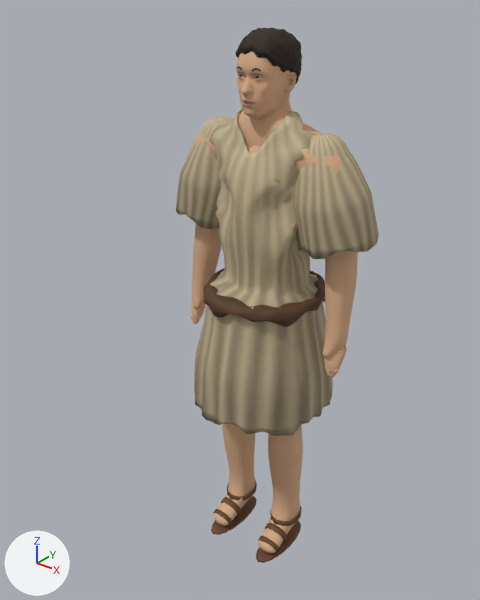
What one commit did to the glTF model modelos/personaje_tunicado.glb.
Both versions are drawn from a 50 mm camera at (1.154, -1.573, 1.901) aimed at (-0.069, -0.044, 0.953). Arrows for +X, +Y and +Z are at lower left; the lights stay in place. The older version comes first. Vertices at exactly the same position are counted once.

In view in the first picture: 'cinturon.001', 'correa.042', 'correa.043', 'correa.044', 'correa.045', 'correa.046', 'correa.047', 'manga.010', 'manga.011', 'suela.014', 'suela.015', 'tunica.003', 'tunicado_cabeza', 'tunicado_cuerpo', 'tunicado_pelo'.
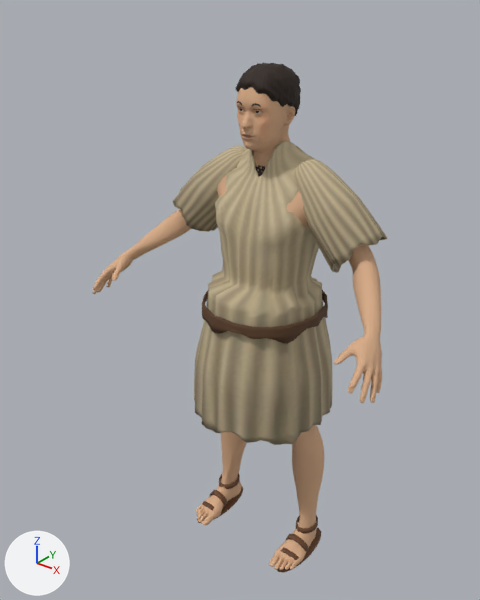
Location of each change, [x1, y1, x2, y2] in pixels of the pictures (480 x 600 px):
'tunica.003', reshaped (7% shorter)
    before: [194, 108, 333, 436]
    after: [194, 141, 333, 445]
'tunicado_cuerpo', reshaped (72% wider)
    before: [190, 108, 358, 553]
    after: [92, 135, 382, 570]
'manga.010', deleted (brown)
    before: [294, 133, 379, 259]
'manga', added (beige)
    after: [294, 159, 387, 273]
'tunicado_cabeza', moved
    before: [236, 50, 320, 134]
    after: [236, 86, 295, 176]
'tunicado_pelo', moved
    before: [236, 27, 302, 90]
    after: [235, 63, 301, 116]
'manga.011', deleted (brown)
    before: [176, 117, 232, 230]
'manga.001', added (beige)
    after: [173, 146, 247, 232]
'cinturon.001', deleted (brown)
    before: [203, 268, 325, 327]
'cinturon', added (brown)
    after: [202, 290, 328, 344]
'suela.014', deleted (brown)
    before: [256, 521, 301, 563]
'suela.015', deleted (brown)
    before: [211, 496, 257, 535]
'suela', added
    after: [277, 528, 321, 573]
'suela.001', added
    after: [197, 487, 243, 523]
'correa.042', deleted
    before: [270, 506, 302, 526]
'correa.045', deleted
    before: [227, 481, 257, 500]
'correa', added
    after: [296, 515, 318, 534]
'correa.043', deleted
    before: [265, 523, 287, 542]
'correa.001', added
    after: [286, 534, 308, 552]
'correa.046', deleted
    before: [221, 497, 241, 516]
'correa.003', added
    after: [219, 473, 240, 489]
'correa.044', deleted
    before: [258, 536, 279, 553]
'correa.004', added
    after: [210, 490, 227, 507]
'correa.047', deleted
    before: [213, 509, 232, 525]
'correa.002', added
    after: [281, 548, 299, 560]
'correa.005', added
    after: [202, 501, 214, 510]

Edits to the bpy script that builds the scene:
```text
Change me_tunica_003:
    remove me_tunica_003.from_pydata(...)  # 5904 vertices, 11808 faces; spans x -0.232..0.235, y -0.239..0.239, z 0.581..1.565
    add me_tunica_003.from_pydata(...)  # 5904 vertices, 11808 faces; spans x -0.234..0.236, y -0.241..0.24, z 0.548..1.479
    me_tunica_003 part 1: 5904 of 5904 vertices moved; they spanned x -0.232..0.235, y -0.239..0.239, z 0.581..1.565 and now span x -0.234..0.236, y -0.241..0.24, z 0.548..1.479; mean shift (0.0, 0.004, -0.058)
Change me_tunicado_cabeza:
    remove me_tunicado_cabeza.from_pydata(...)  # 18299 vertices, 36480 faces; spans x -0.231..0.231, y -0.118..0.121, z 1.445..1.768
    add me_tunicado_cabeza.from_pydata(...)  # 18299 vertices, 36480 faces; spans x -0.231..0.231, y -0.118..0.121, z 1.355..1.678
    me_tunicado_cabeza part 2: the whole mesh is moved by (0.0, 0.0, -0.091)
Change me_tunicado_cuerpo:
    remove me_tunicado_cuerpo.from_pydata(...)  # 5510 vertices, 11040 faces; spans x -0.31..0.31, y -0.13..0.14, z 0.01..1.58
    add me_tunicado_cuerpo.from_pydata(...)  # 8749 vertices, 17090 faces; spans x -0.54..0.54, y -0.3..0.14, z 0.0..1.5
    me_tunicado_cuerpo part 3: 58 vertices moved within x -0.29..0.29, y -0.11..0.11, z 0.02..1.48; 5400 vertices removed from x -0.31..0.31, y -0.13..0.14, z 0.01..1.58; 8639 vertices added at x -0.54..0.54, y -0.3..0.14, z 0.0..1.5
Change me_tunicado_pelo:
    remove me_tunicado_pelo.from_pydata(...)  # 1433 vertices, 2656 faces; spans x -0.083..0.084, y -0.099..0.106, z 1.587..1.78
    add me_tunicado_pelo.from_pydata(...)  # 1433 vertices, 2656 faces; spans x -0.083..0.084, y -0.099..0.106, z 1.496..1.69
    me_tunicado_pelo part 4: the whole mesh is moved by (0.0, 0.0, -0.091)
Remove ob_cinturon_001:
    ob_cinturon_001 = bpy.data.objects.new('cinturon.001', me_cinturon_001)
Remove ob_correa_042:
    ob_correa_042 = bpy.data.objects.new('correa.042', me_correa_042)
Remove ob_correa_043:
    ob_correa_043 = bpy.data.objects.new('correa.043', me_correa_043)
Remove ob_correa_044:
    ob_correa_044 = bpy.data.objects.new('correa.044', me_correa_044)
Remove ob_correa_045:
    ob_correa_045 = bpy.data.objects.new('correa.045', me_correa_045)
Remove ob_correa_046:
    ob_correa_046 = bpy.data.objects.new('correa.046', me_correa_046)
Remove ob_correa_047:
    ob_correa_047 = bpy.data.objects.new('correa.047', me_correa_047)
Remove ob_manga_010:
    ob_manga_010 = bpy.data.objects.new('manga.010', me_manga_010)
Remove ob_manga_011:
    ob_manga_011 = bpy.data.objects.new('manga.011', me_manga_011)
Remove ob_suela_014:
    ob_suela_014 = bpy.data.objects.new('suela.014', me_suela_014)
Remove ob_suela_015:
    ob_suela_015 = bpy.data.objects.new('suela.015', me_suela_015)
Add ob_suela_001:
    ob_suela_001 = bpy.data.objects.new('suela.001', me_suela_001)  # 82 vertices, 160 faces; spans x -0.238..-0.142, y -0.151..0.117, z -0.011..0.007; in mat_cuero_007 (picture img_cuero)
    ob_suela_001.location = (0.0, 0.0, 0.0)
Add ob_suela:
    ob_suela = bpy.data.objects.new('suela', me_suela)  # 82 vertices, 160 faces; spans x 0.142..0.238, y -0.151..0.117, z -0.011..0.007; in mat_cuero_007 (picture img_cuero)
    ob_suela.location = (0.0, 0.0, 0.0)
Add ob_manga_001:
    ob_manga_001 = bpy.data.objects.new('manga.001', me_manga_001)  # 838 vertices, 1672 faces; spans x -0.378..-0.079, y -0.06..0.119, z 1.122..1.432; in mat_tunica_002 (picture img_tunica_lana)
    ob_manga_001.location = (0.0, 0.0, 0.0)
Add ob_manga:
    ob_manga = bpy.data.objects.new('manga', me_manga)  # 838 vertices, 1672 faces; spans x 0.079..0.378, y -0.063..0.117, z 1.123..1.432; in mat_tunica_002 (picture img_tunica_lana)
    ob_manga.location = (0.0, 0.0, 0.0)
Add ob_correa_005:
    ob_correa_005 = bpy.data.objects.new('correa.005', me_correa_005)  # 64 vertices, 128 faces; spans x -0.2302..-0.1525, y -0.1..-0.0666, z -0.0097..0.0484; in mat_cuero_007 (picture img_cuero)
    ob_correa_005.location = (0.0, 0.0, 0.0)
Add ob_correa_004:
    ob_correa_004 = bpy.data.objects.new('correa.004', me_correa_004)  # 64 vertices, 128 faces; spans x -0.2303..-0.1472, y -0.0529..-0.0103, z -0.0022..0.0752; in mat_cuero_007 (picture img_cuero)
    ob_correa_004.location = (0.0, 0.0, 0.0)
Add ob_correa_003:
    ob_correa_003 = bpy.data.objects.new('correa.003', me_correa_003)  # 64 vertices, 128 faces; spans x -0.2243..-0.1497, y -0.0166..0.0817, z 0.0777..0.0983; in mat_cuero_007 (picture img_cuero)
    ob_correa_003.location = (0.0, 0.0, 0.0)
Add ob_correa_002:
    ob_correa_002 = bpy.data.objects.new('correa.002', me_correa_002)  # 64 vertices, 128 faces; spans x 0.1525..0.2302, y -0.1..-0.0666, z -0.0097..0.0484; in mat_cuero_007 (picture img_cuero)
    ob_correa_002.location = (0.0, 0.0, 0.0)
Add ob_correa_001:
    ob_correa_001 = bpy.data.objects.new('correa.001', me_correa_001)  # 64 vertices, 128 faces; spans x 0.1472..0.2303, y -0.053..-0.0103, z -0.0022..0.0777; in mat_cuero_007 (picture img_cuero)
    ob_correa_001.location = (0.0, 0.0, 0.0)
Add ob_correa:
    ob_correa = bpy.data.objects.new('correa', me_correa)  # 64 vertices, 128 faces; spans x 0.1497..0.2243, y -0.0192..0.0817, z 0.0777..0.0983; in mat_cuero_007 (picture img_cuero)
    ob_correa.location = (0.0, 0.0, 0.0)
Add ob_cinturon:
    ob_cinturon = bpy.data.objects.new('cinturon', me_cinturon)  # 960 vertices, 1920 faces; spans x -0.201..0.205, y -0.207..0.207, z 0.906..0.964; in mat_cinturon_m_001 (picture img_cinturon_t)
    ob_cinturon.location = (0.0, 0.0, 0.0)
```
